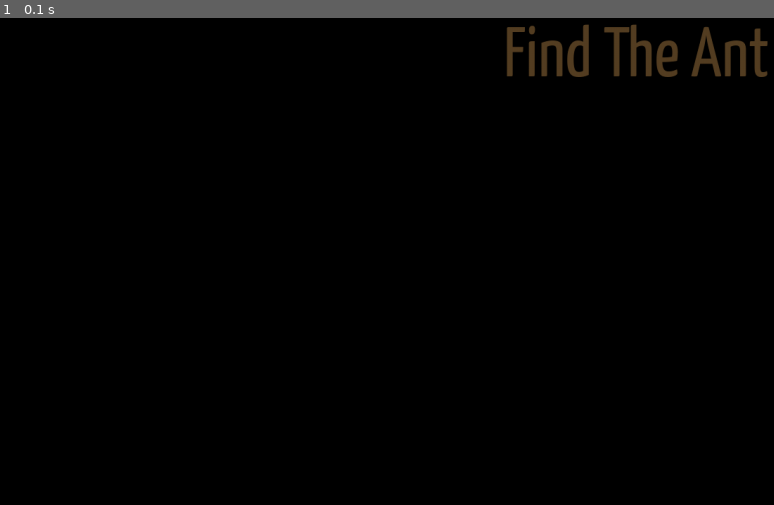
Above: before the commit, frame 1.
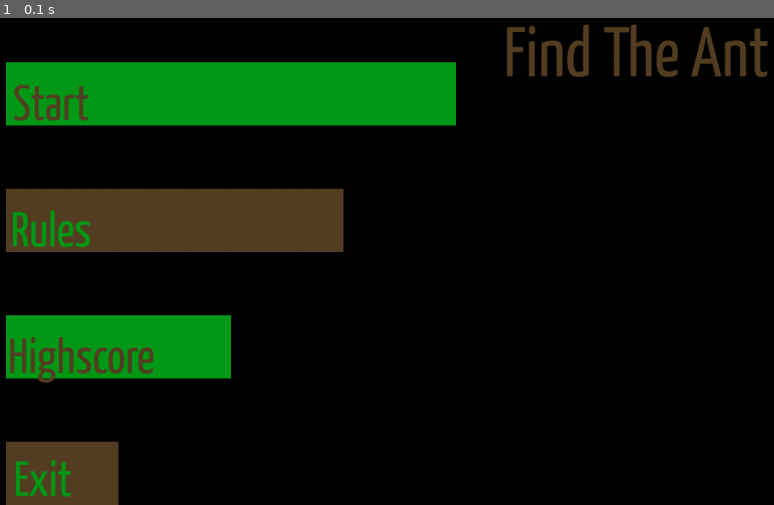
Above: after the commit, the same moment.

Repository: hs18582/Find-The-Ant
Game: pygame game, started from FindTheAnt.py
The game is run twice, just before and just after one commit, with the same random seed, the same clock (stepped at 60 frames per second) and the same inputs.
Inputs:
- Up to frame 1 (0.1 s): no input

The runs differ from the first frame. In frame 1, 19% of the frame differs, in the area x 0-59%, y 9-100%.

Commit message:
Create and Draw buttons for the main menu

Diff:
--- a/FindTheAnt.py
+++ b/FindTheAnt.py
@@ -1,7 +1,17 @@
 from Entity import *
 from pygame.locals import *
+import sys
 
 
+
+class Game:
+    pass
+########################################################################################################################
+class Rules:
+    pass
+########################################################################################################################
+class HighScore:
+    pass
 ########################################################################################################################
 
 def main_menu():
@@ -11,9 +21,10 @@
 
     while True:
 
-        screen.fill(black)
+        screen.fill((0, 0, 0))
 
         writeText("Find The Ant", fontTitle, brown, screen, 3 * screen.get_width() / 4, screen.get_height() / 20)
+        mx, my = pygame.mouse.get_pos()
 
         click = False
         for event in pygame.event.get():
@@ -21,6 +32,41 @@
                 if event.button == 1:
                     click = True
 
+        Start = pygame.Rect(screen.get_width() / 20, screen.get_height() / 8, screen.get_width() / 2,
+                            screen.get_height() / 8)
+        Instruction = pygame.Rect(screen.get_width() / 20, (screen.get_height() / 8 + (screen.get_height() / 4)),
+                                  (3 * screen.get_width()) / 8, screen.get_height() / 8)
+        Highscore = pygame.Rect(screen.get_width() / 20, (screen.get_height() / 8 + (screen.get_height() / 2)),
+                                (screen.get_width()) / 4, screen.get_height() / 8)
+        Quit = pygame.Rect(screen.get_width() / 20, (screen.get_height() / 8 + (3 * screen.get_height() / 4)),
+                           (screen.get_width()) / 8, screen.get_height() / 8)
+
+        if Start.collidepoint((mx, my)):
+            if click:
+                Game()
+        if Instruction.collidepoint((mx, my)):
+            if click:
+                Rules()
+        if Highscore.collidepoint((mx, my)):
+            if click:
+                HighScore()
+        if Quit.collidepoint((mx, my)):
+            if click:
+                pygame.quit()
+                sys.exit()
+
+        pygame.draw.rect(screen, green, Start)
+        writeText("Start", fontSmall, brown, screen, screen.get_width() / 10, screen.get_height() / 6)
+
+        pygame.draw.rect(screen, brown, Instruction)
+        writeText("Rules", fontSmall, green, screen, screen.get_width() / 10, screen.get_height() / 2.4)
+
+        pygame.draw.rect(screen, green, Highscore)
+        writeText("Highscore", fontSmall, brown, screen, screen.get_width() / 7.5, screen.get_height() / 1.5)
+
+        pygame.draw.rect(screen, brown, Quit)
+        writeText("Exit", fontSmall, green, screen, screen.get_width() / 11, screen.get_height() / 1.1)
+
         pygame.display.update()
         mainClock.tick(60)
 
